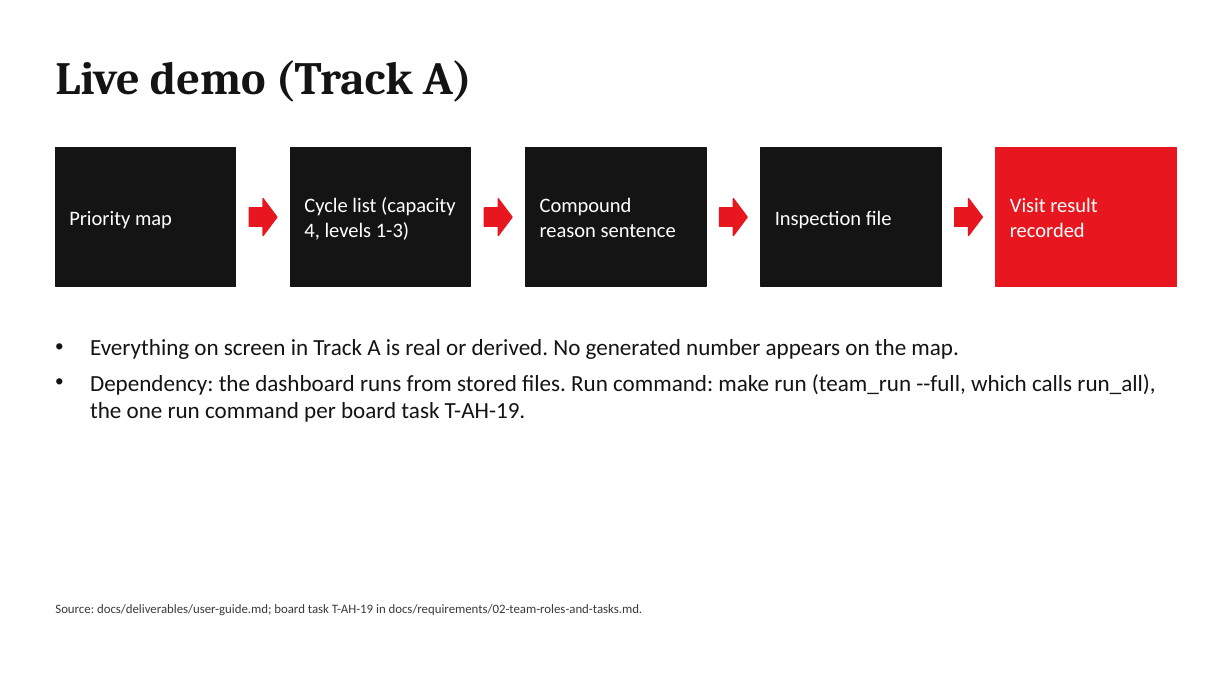
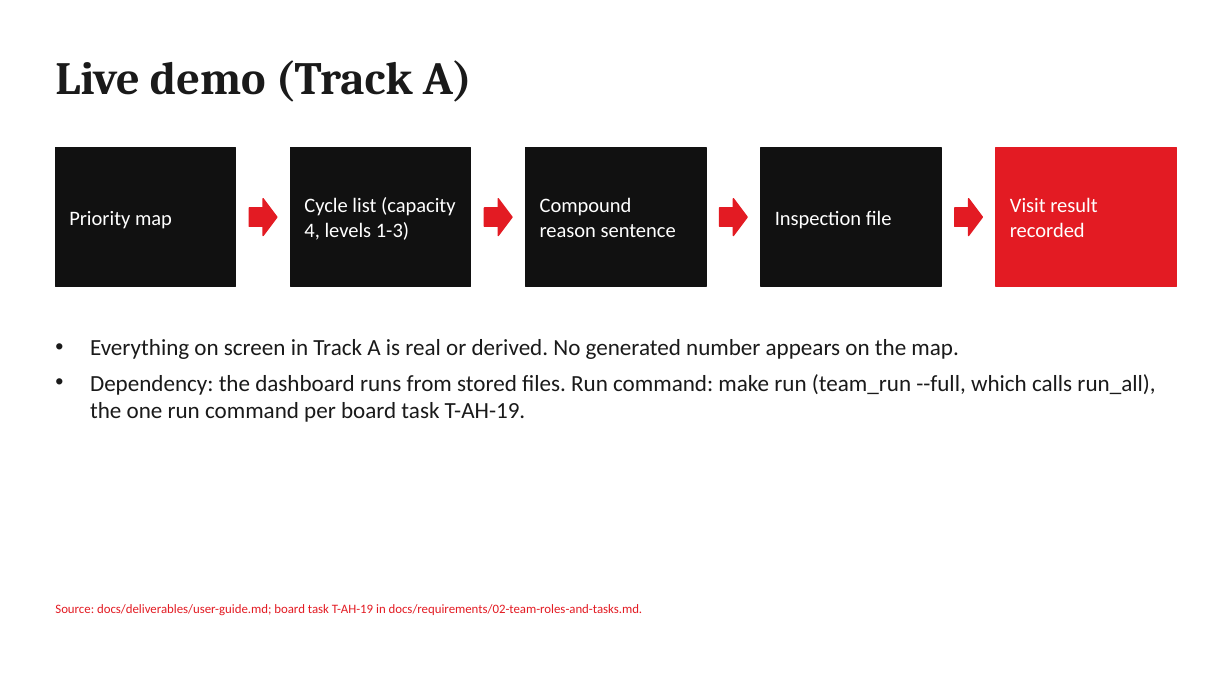
Before and after one commit to elsayedelmandoh/spaceeye-geoai, a slide deck: slide 6 of docs/deliverables/01-presentation/presentation.pptx. Drawn at 1232x693 pixels with LibreOffice and Linux fonts; fonts in the diff are those of the drawing. Boxes give left, top, right and bottom in pixels: in the first picture for what was removed or moved away, otherwise in the second. Text is boxed around its words. In the diff, an @@ line names an element or a change of style, - is before the commit and + after.

Commit message:
docs: final build of intro.mp4 and the deck; crop logo margins; fix generator paths

```diff
--- a/docs/deliverables/01-presentation/presentation.pptx
+++ b/docs/deliverables/01-presentation/presentation.pptx
@@ text "Source: docs/deliverables/user-guide.md; board task T-AH-19 ..." at [55,604,643,615]: text colour #3A3A3A to #E31B23 @@
```
Also in this commit, not shown: 11 other slides changed, 5 other files.
